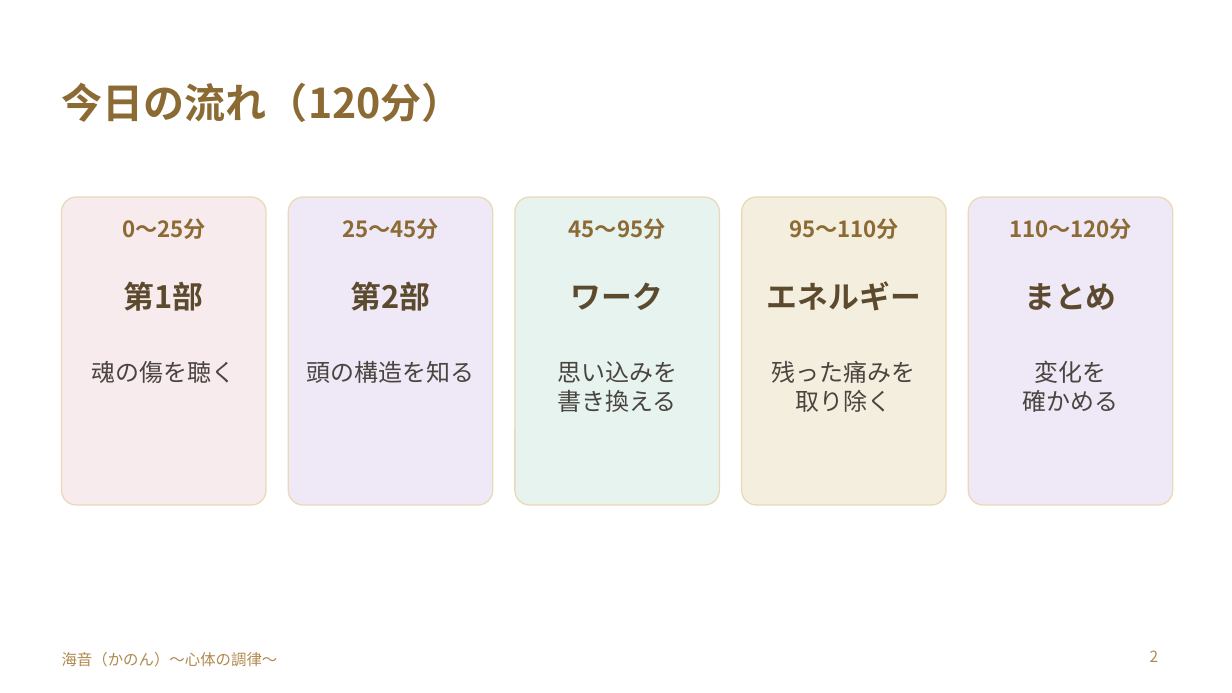
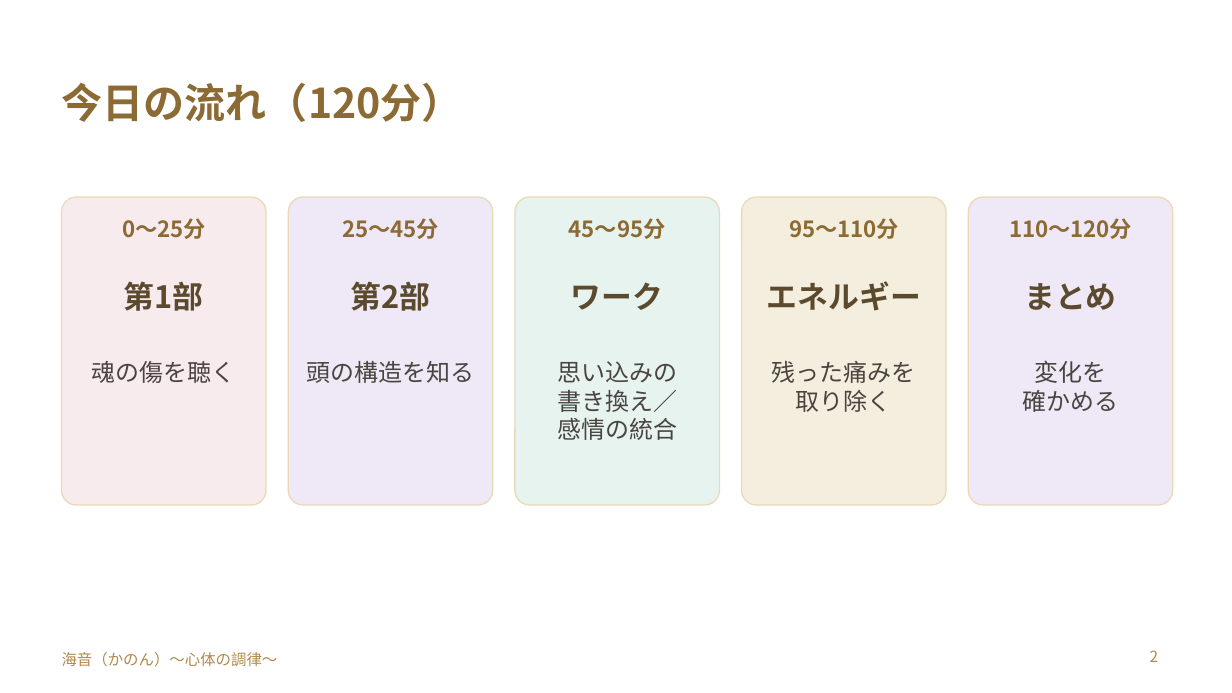
Before and after one commit to y-takahashi-cmd/MyBrain, a slide deck: slide 2 of 20_Projects/海音_心体の調律/タマラ/髙瀨三由紀さん/20261102_髙瀨三由紀さん_胸の奥の痛みをほどく単発セッション.pptx. Drawn at 1232x693 pixels with LibreOffice and Linux fonts; fonts in the diff are those of the drawing. Boxes give left, top, right and bottom in pixels: in the first picture for what was removed or moved away, otherwise in the second. Text is boxed around its words. In the diff, an @@ line names an element or a change of style, - is before the commit and + after.

```diff
--- a/20_Projects/海音_心体の調律/タマラ/髙瀨三由紀さん/20261102_髙瀨三由紀さん_胸の奥の痛みをほどく単発セッション.pptx
+++ b/20_Projects/海音_心体の調律/タマラ/髙瀨三由紀さん/20261102_髙瀨三由紀さん_胸の奥の痛みをほどく単発セッション.pptx
@@ text at box(557, 361, 677, 440): text changed @@
-思い込みを
-書き換える
+思い込みの
+書き換え／
+感情の統合
```
Also in this commit, not shown: 1 other slide changed, 14 slides added, 1 other file.
